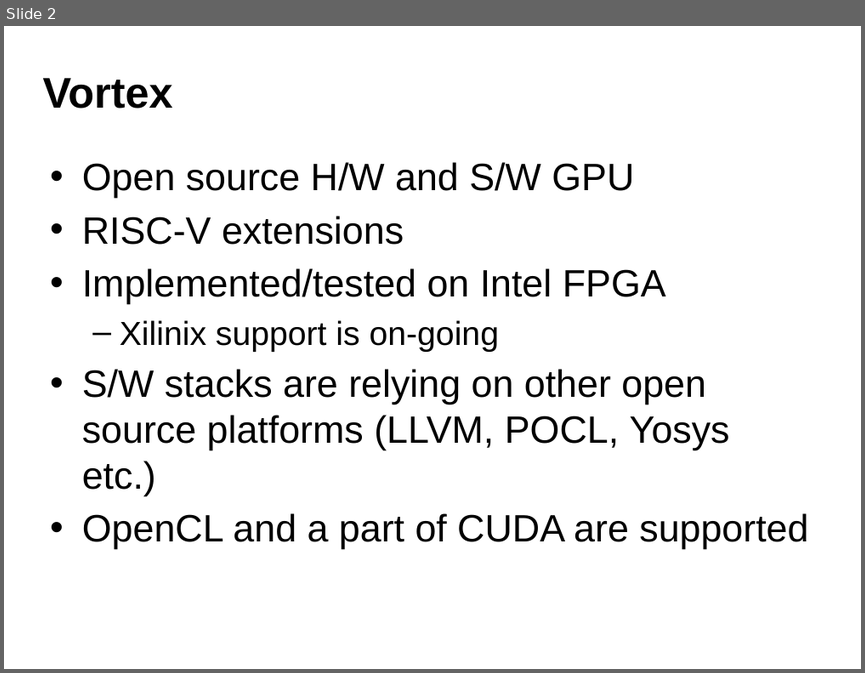
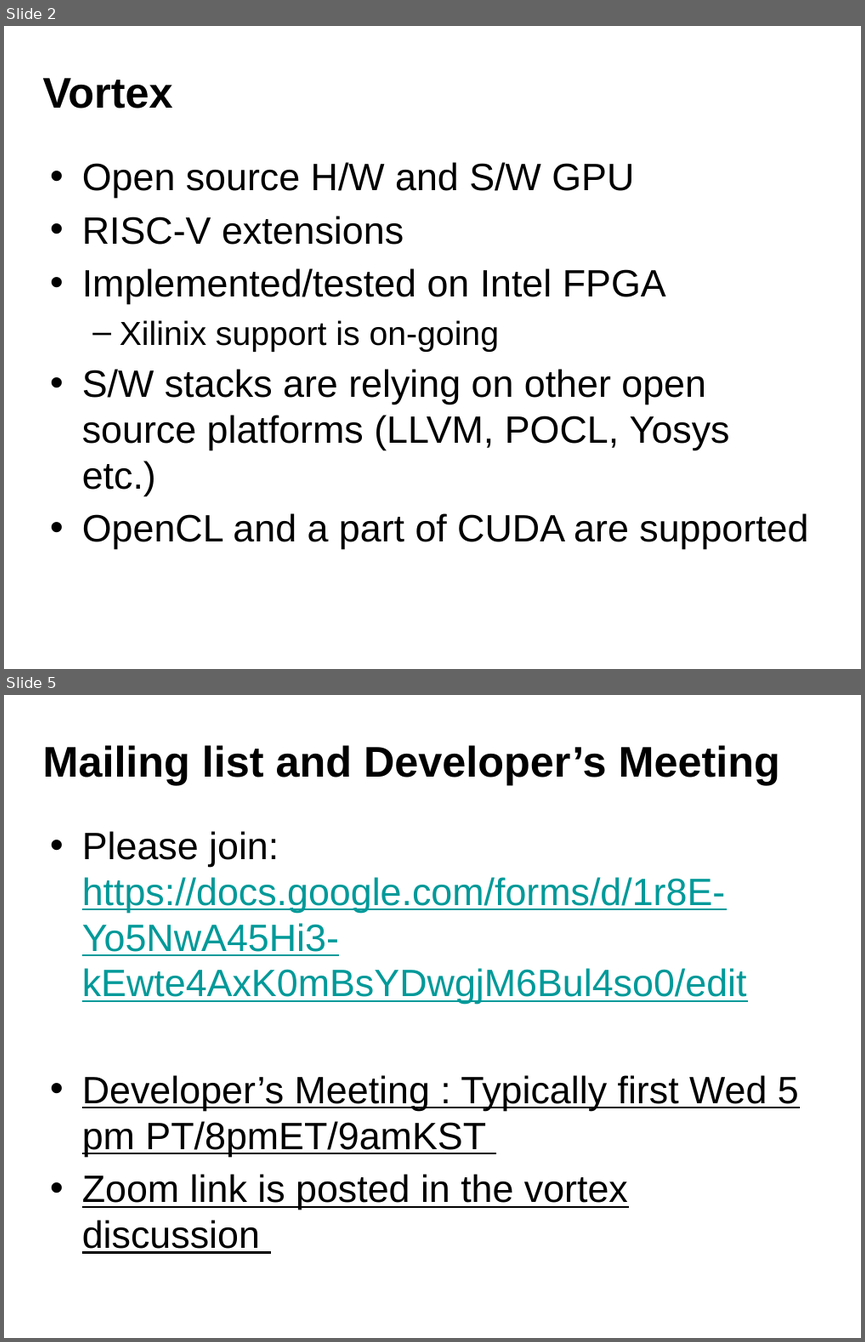
Before and after one commit to vortexgpgpu/vortex_tutorials, a slide deck: Slides_MICRO58/0.tutorial_introduction.pptx. Shown one above the other, each under a label of ours: slide 2 before the commit, slides 2 and 5 after it; the slides between them are not shown. The pictures are 865x673 and 865x1342 pixels, drawn with LibreOffice and Linux fonts; fonts in the diff are those of the drawing; background and template pictures are left out. Boxes give left, top, right and bottom in pixels: in the first picture for what was removed or moved away, otherwise in the second. Text is boxed around its words. In the diff, an @@ line names an element or a change of style, - is before the commit and + after.

```diff
--- a/Slides_MICRO58/0.tutorial_introduction.pptx
+++ b/Slides_MICRO58/0.tutorial_introduction.pptx
@@ slide 5 added at [4,695,861,1338], background picture (left out) @@
@@ title added at [43,745,780,785], 36 pt, text #000000, bold @@
+Mailing list and Developer’s Meeting
@@ text added at [82,831,799,1253], 32 pt, text #000000, underline @@
+• Please join: https://docs.google.com/forms/d/1r8E-Yo5NwA45Hi3-kEwte4AxK0mBsYDwgjM6Bul4so0/edit
+• Developer’s Meeting : Typically first Wed 5 pm PT/8pmET/9amKST
+• Zoom link is posted in the vortex discussion
```
Also in this commit, not shown: 2 slides changed.
